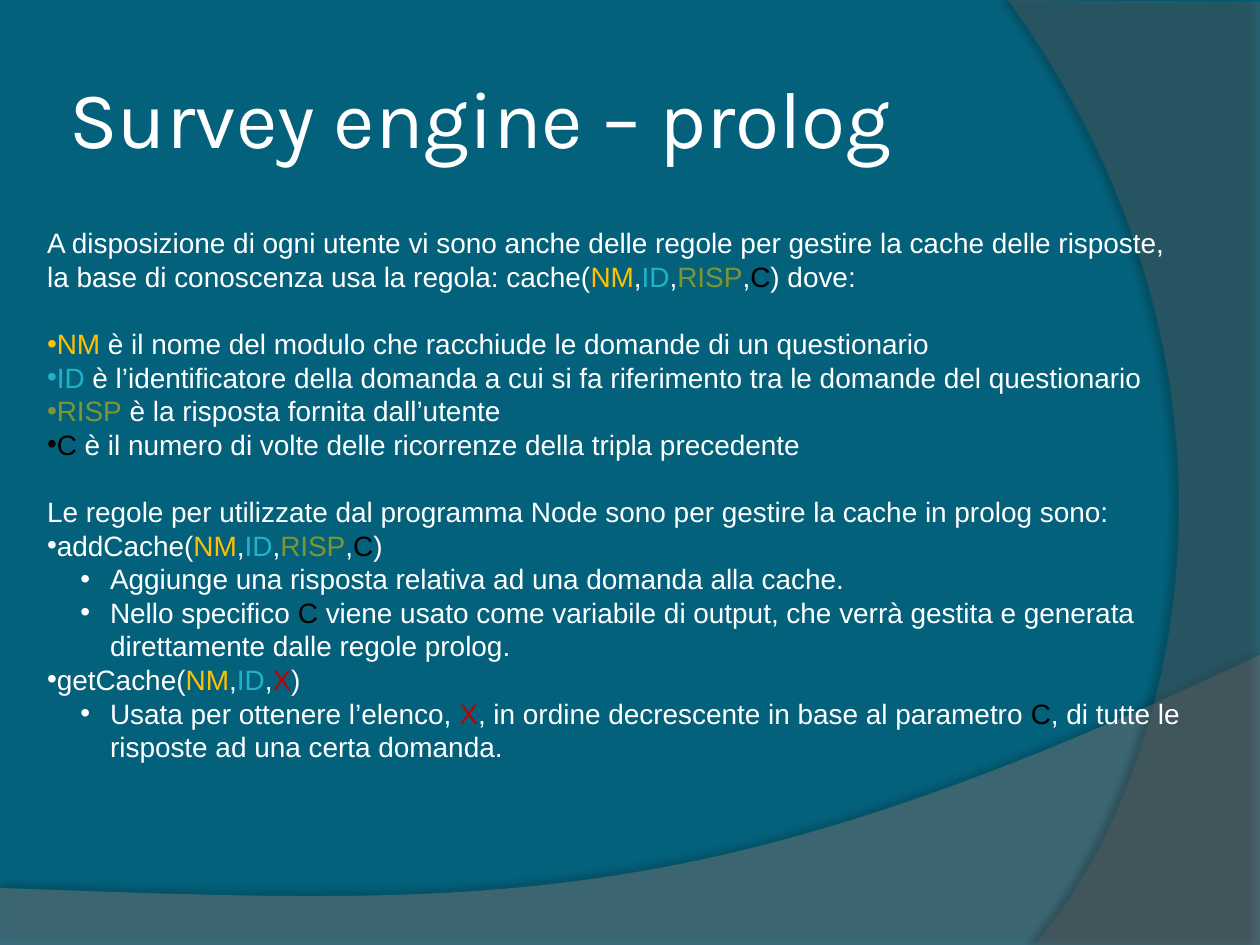
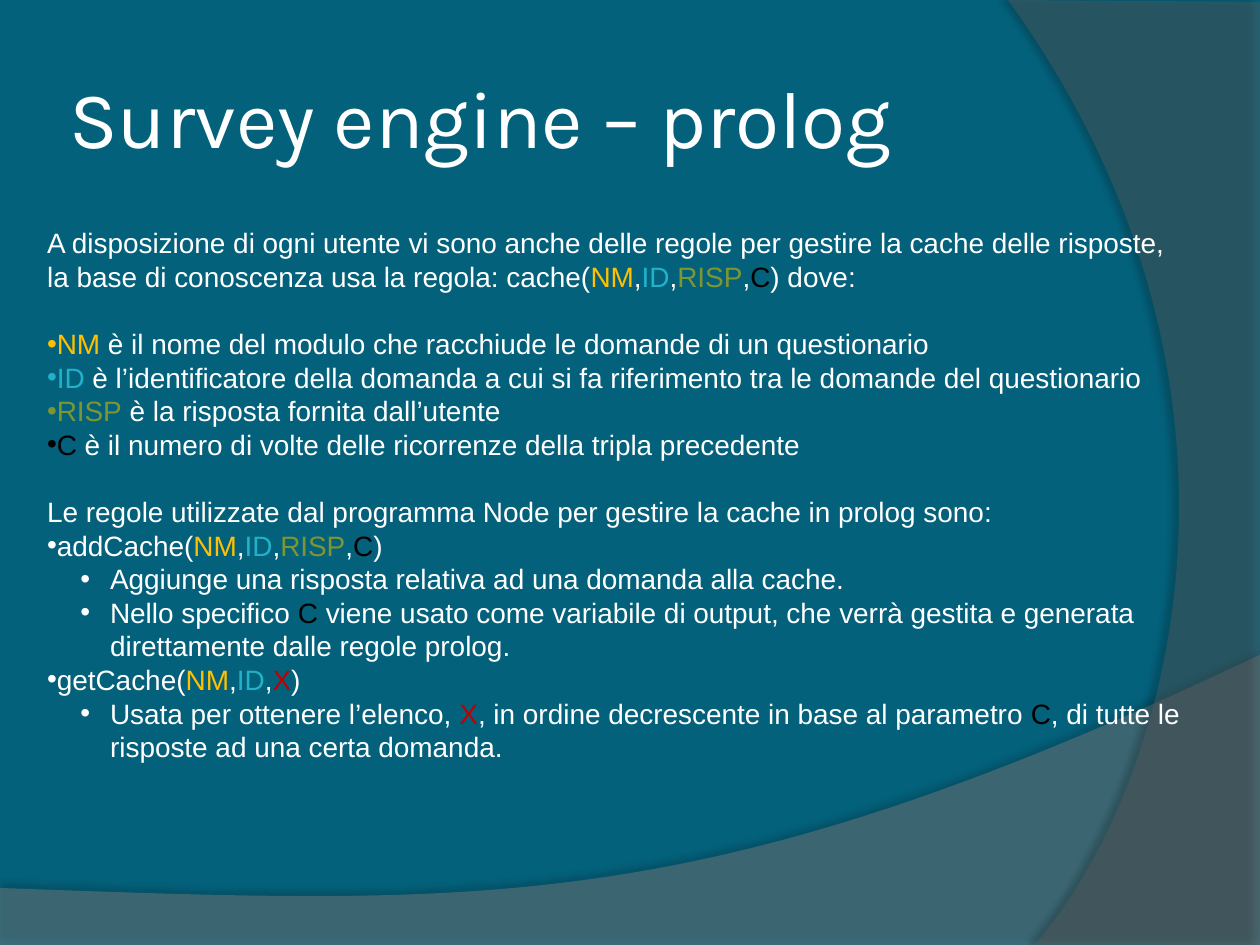
Before and after one commit to FerrariAndrea/Node-Prolog-SurveyEngine, a slide deck: slide 6 of Doc/Relazione.pptx. Drawn at 1260x945 pixels with LibreOffice and Linux fonts; fonts in the diff are those of the drawing. Boxes give left, top, right and bottom in pixels: in the first picture for what was removed or moved away, otherwise in the second. Text is boxed around its words. In the diff, an @@ line names an element or a change of style, - is before the commit and + after.

```diff
--- a/Doc/Relazione.pptx
+++ b/Doc/Relazione.pptx
@@ text at (47,501,991,527): text changed @@
-Le regole per utilizzate dal programma Node sono per gestire la cache in prolog sono:
+Le regole utilizzate dal programma Node per gestire la cache in prolog sono:
```
Also in this commit, not shown: 7 other slides changed, 3 other files.
